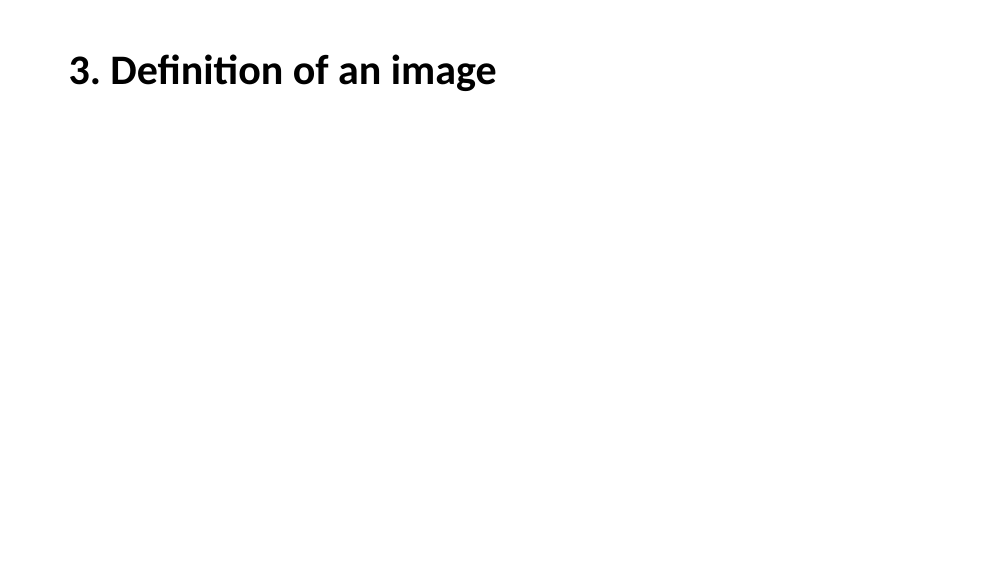
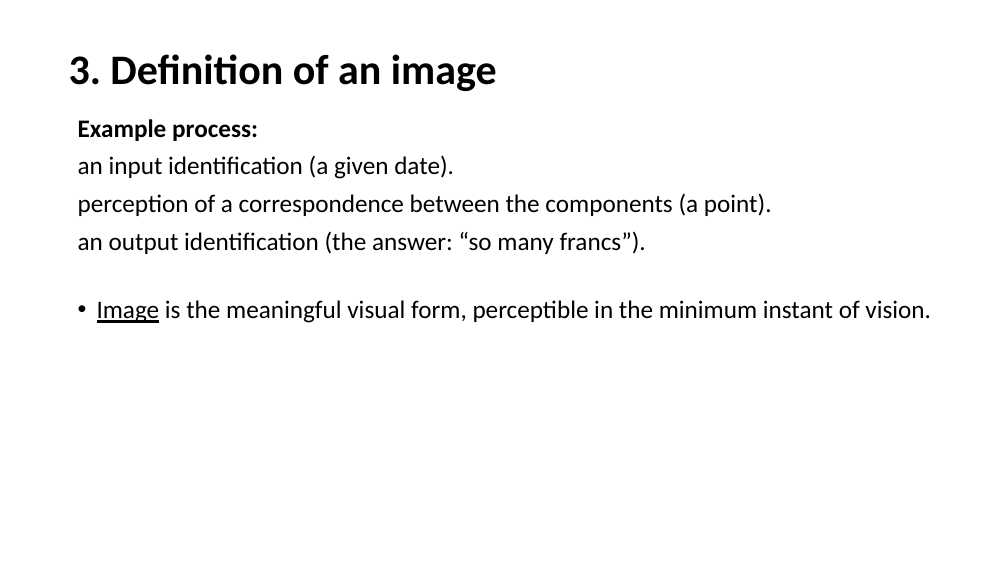
Before and after one commit to Jiaxin-yyjx/Visualization-D3.js-Lab, a slide deck: slide 5 of midterm/SoMSummery.pptx. Drawn at 1008x567 pixels with LibreOffice and Linux fonts; fonts in the diff are those of the drawing. Boxes give left, top, right and bottom in pixels: in the first picture for what was removed or moved away, otherwise in the second. Text is boxed around its words. In the diff, an @@ line names an element or a change of style, - is before the commit and + after.

```diff
--- a/midterm/SoMSummery.pptx
+++ b/midterm/SoMSummery.pptx
@@ text added at [78, 119, 931, 323], 24 pt, text #000000 @@
+Example process:
+an input identification (a given date).
+perception of a correspondence between the components (a point).
+an output identification (the answer: “so many francs”).
+• Image is the meaningful visual form, perceptible in the minimum instant of vision.
```
Also in this commit, not shown: 1 other slide changed.
